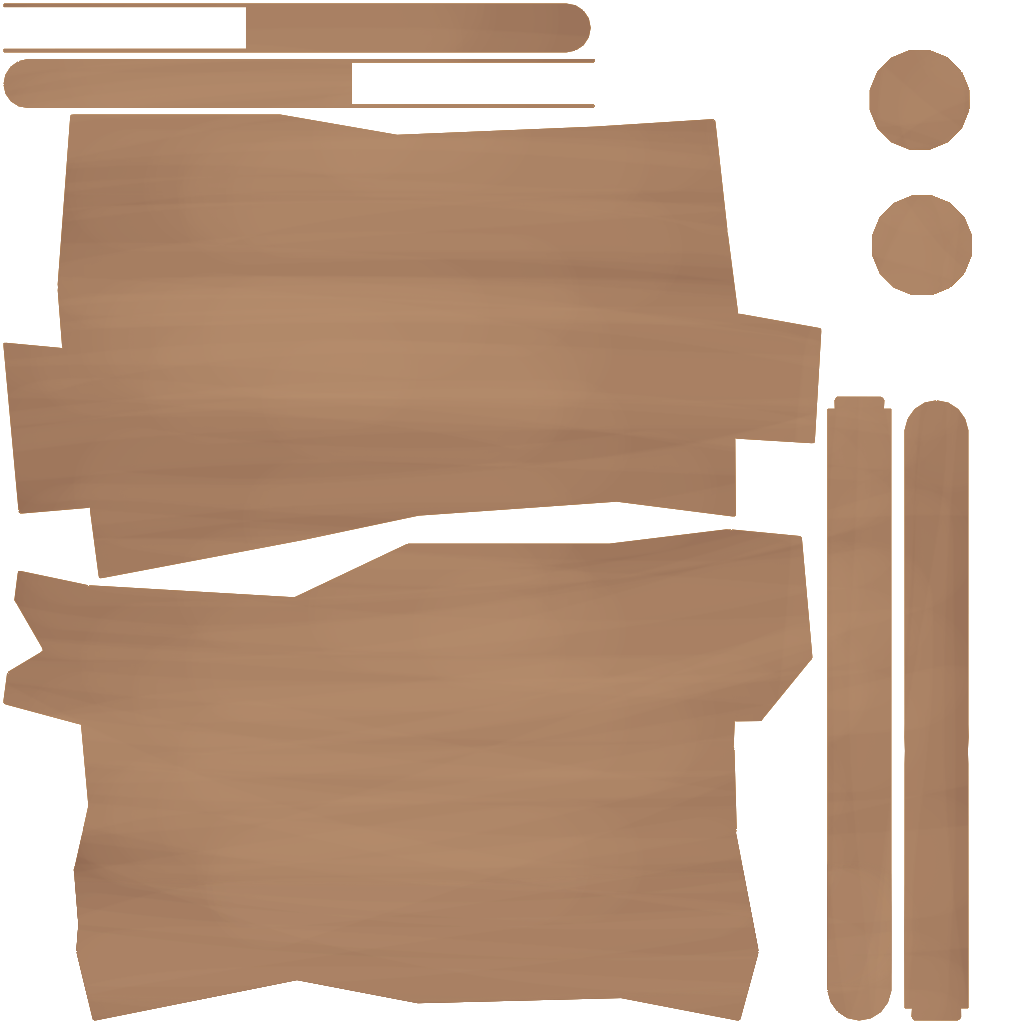
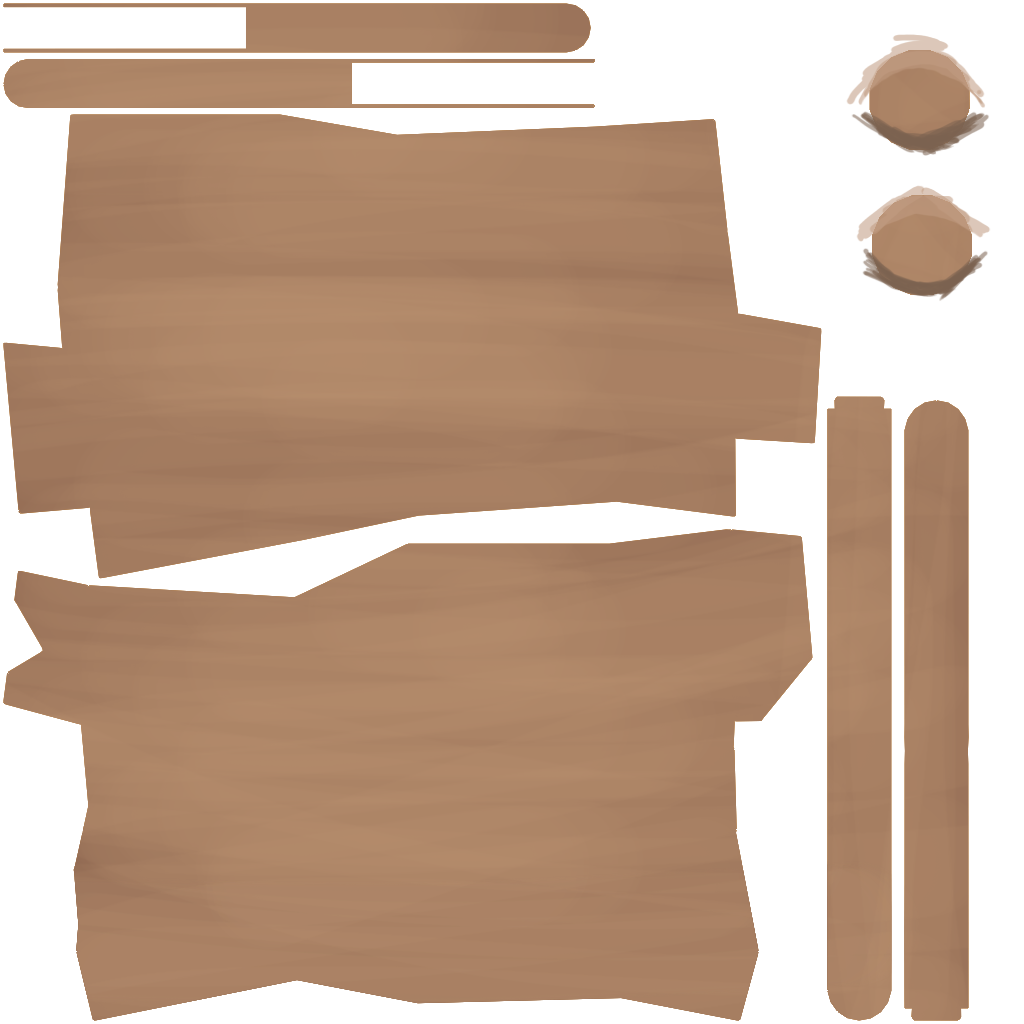
The second 1024px x 1024px image is a revision of the first. Changes to its layers:
added layer "Capa 1" above "Layer 3" over (846, 34, 991, 301)
painted on "Layer 3" over (976, 89, 983, 96)
